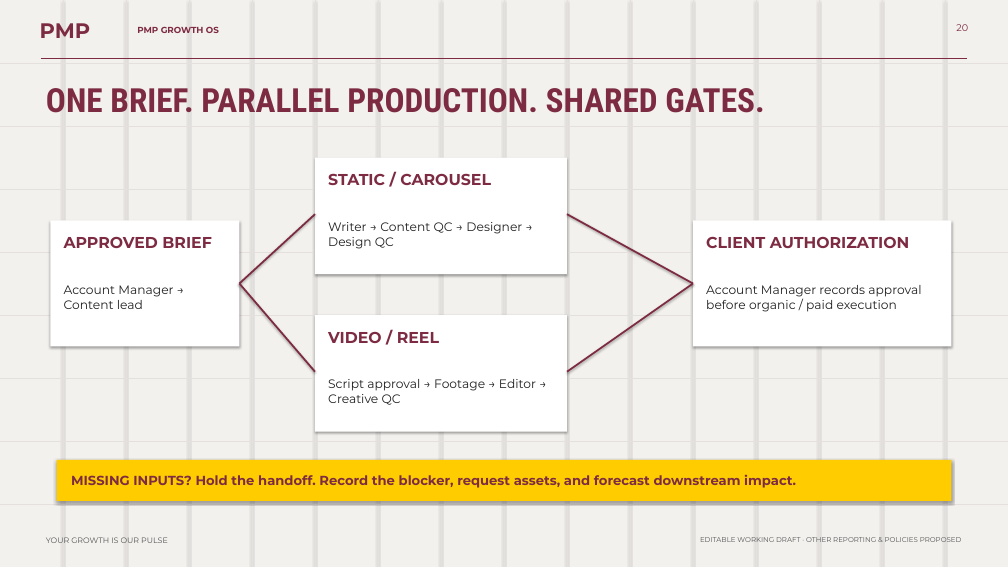
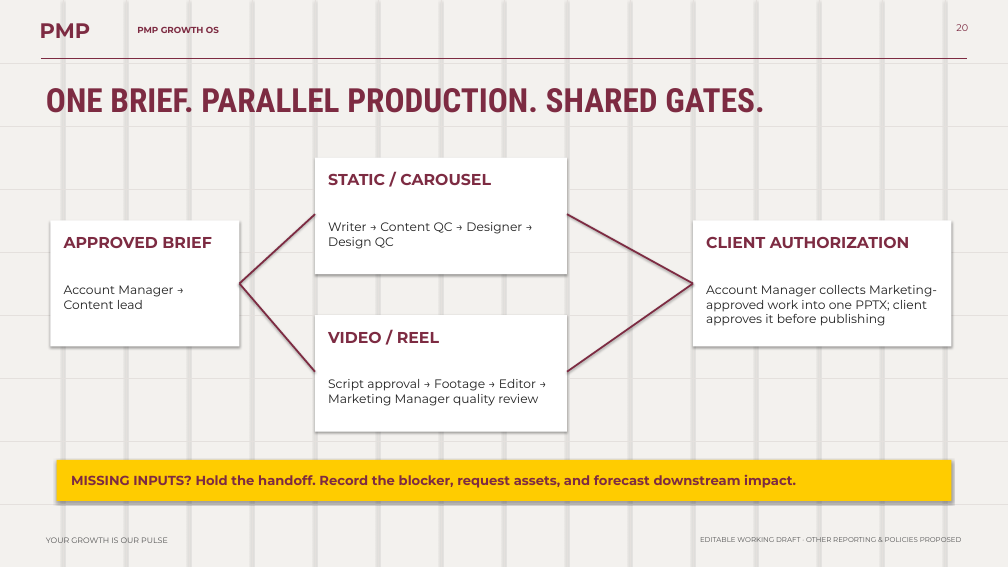
Before and after one commit to bassmasherif888-maker/PMP-Growth-Agency-, a slide deck: slide 20 of presentations/PMP-Growth-OS-Editable.pptx. Drawn at 1008x567 pixels with LibreOffice and Linux fonts; fonts in the diff are those of the drawing. Boxes give left, top, right and bottom in pixels: in the first picture for what was removed or moved away, otherwise in the second. Text is boxed around its words. In the diff, an @@ line names an element or a change of style, - is before the commit and + after.

```diff
--- a/presentations/PMP-Growth-OS-Editable.pptx
+++ b/presentations/PMP-Growth-OS-Editable.pptx
@@ text at box(706, 285, 937, 326): text changed @@
-Account Manager records approval before organic / paid execution
+Account Manager collects Marketing-approved work into one PPTX; client approves it before publishing
@@ text at box(328, 379, 538, 406): text changed @@
-Script approval → Footage → Editor → Creative QC
+Script approval → Footage → Editor → Marketing Manager quality review
```
Also in this commit, not shown: 6 other slides changed, 11 other files.
